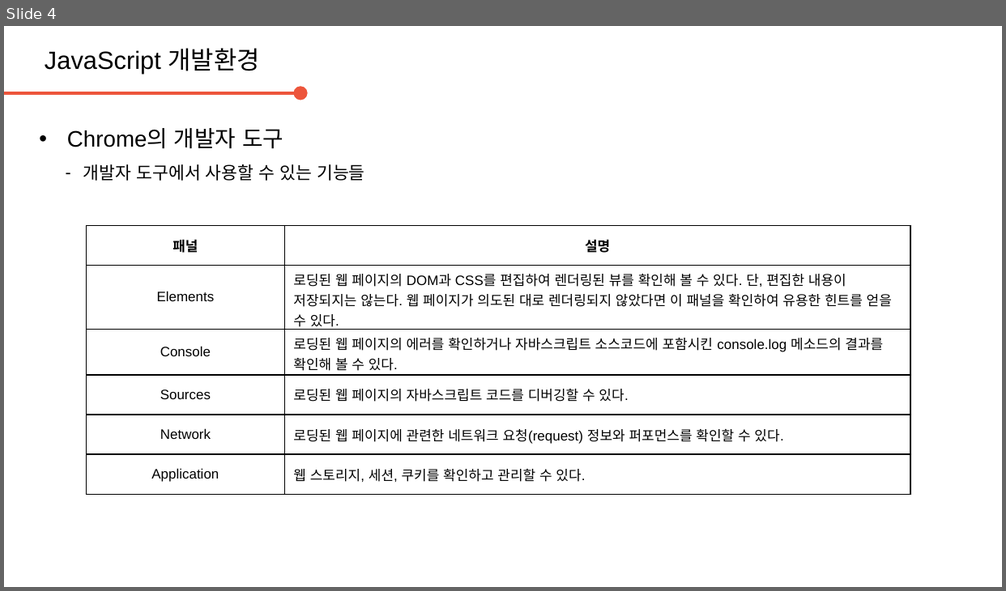
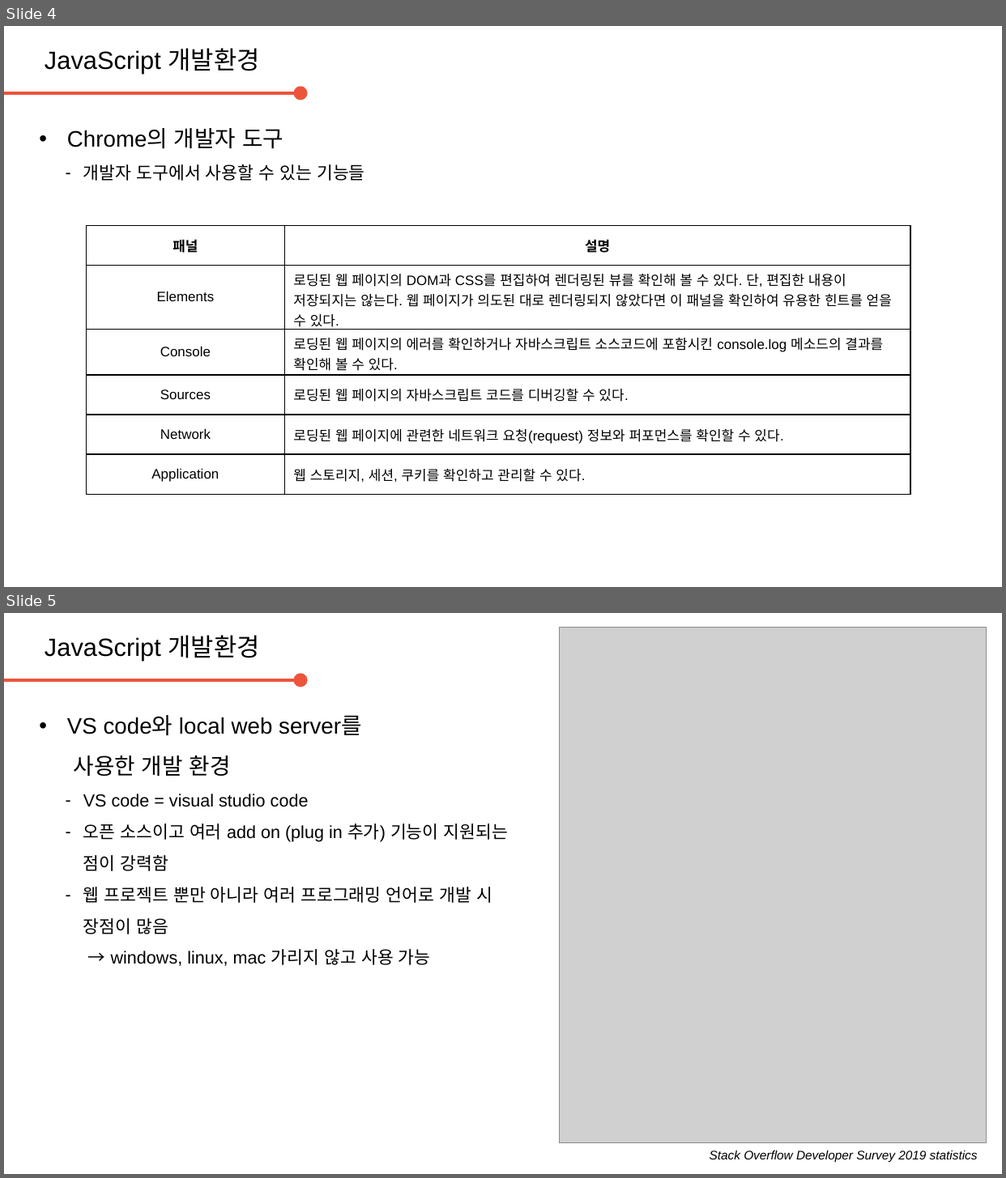
Before and after one commit to daegukdo/GCWM, a slide deck: 30/200727_JavaScript_DevEnv.pptx. Shown one above the other, each under a label of ours: slide 4 before the commit, slides 4 and 5 after it. The pictures are 1006x591 and 1006x1178 pixels, drawn with LibreOffice and Linux fonts; fonts in the diff are those of the drawing; grey boxes stand for pictures; background and template pictures are left out. Boxes give left, top, right and bottom in pixels: in the first picture for what was removed or moved away, otherwise in the second. Text is boxed around its words. In the diff, an @@ line names an element or a change of style, - is before the commit and + after.

Commit message:
get coding with me  - edit JavaScript resource (dev. env. setup)

```diff
--- a/30/200727_JavaScript_DevEnv.pptx
+++ b/30/200727_JavaScript_DevEnv.pptx
@@ slide 5 added at (4, 613, 1002, 1174), background #FFFFFF @@
@@ text added at (44, 635, 260, 660), 20 pt, text #000000 @@
+JavaScript 개발환경
@@ picture added at (560, 627, 987, 1143) @@
@@ arrow added from (4, 680) to (300, 680), #ED553B 2.25 pt @@
@@ text added at (67, 717, 508, 966), 14 pt, text #000000 @@
+• VS code와 local web server를
+  사용한 개발 환경
+  – VS code = visual studio code
+  – 오픈 소스이고 여러 add on (plug in 추가) 기능이 지원되는 점이 강력함
+  – 웹 프로젝트 뿐만 아니라 여러 프로그래밍 언어로 개발 시 장점이 많음
+    → windows, linux, mac 가리지 않고 사용 가능
@@ text added at (710, 1150, 978, 1162), 10 pt, text #000000, italic @@
+Stack Overflow Developer Survey 2019 statistics
```
Also in this commit, not shown: 16 other slides added.
